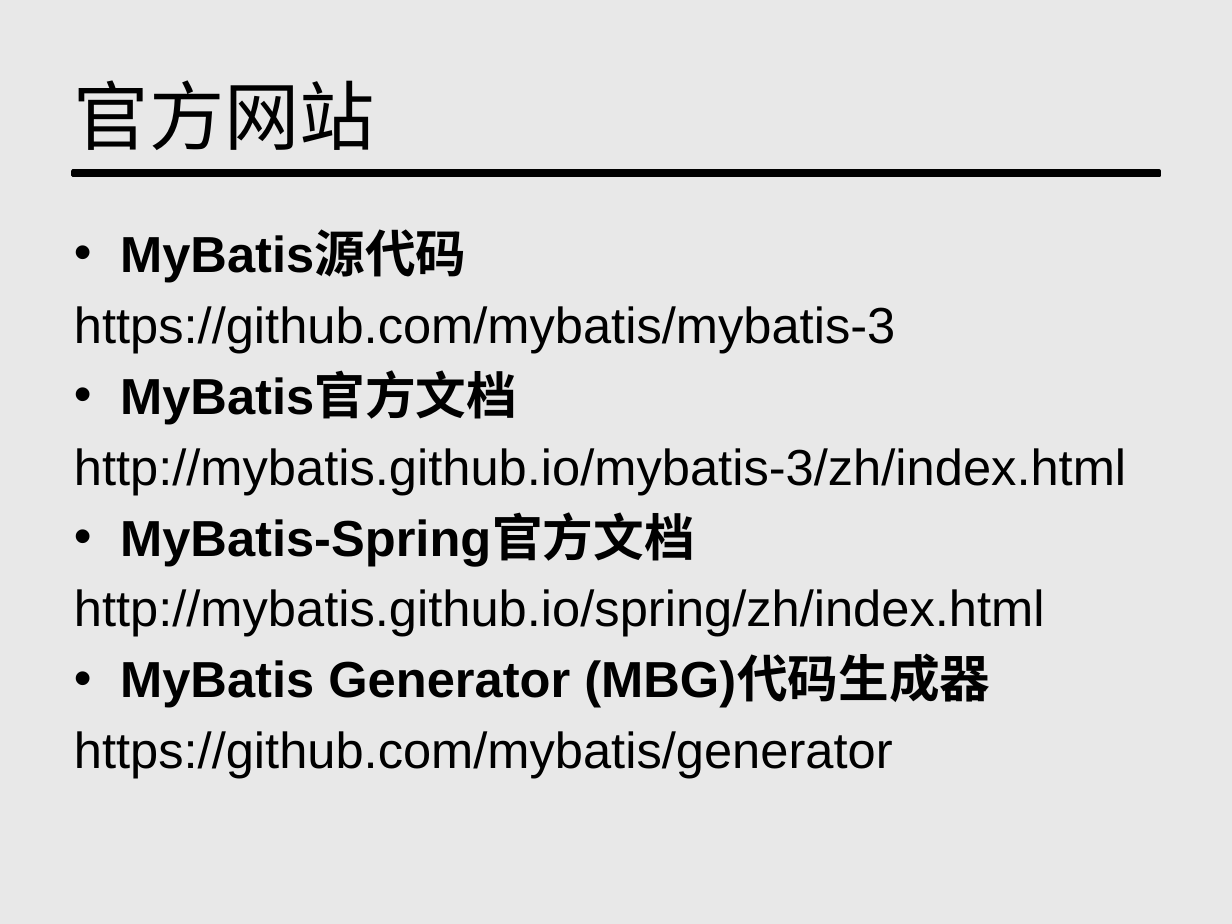
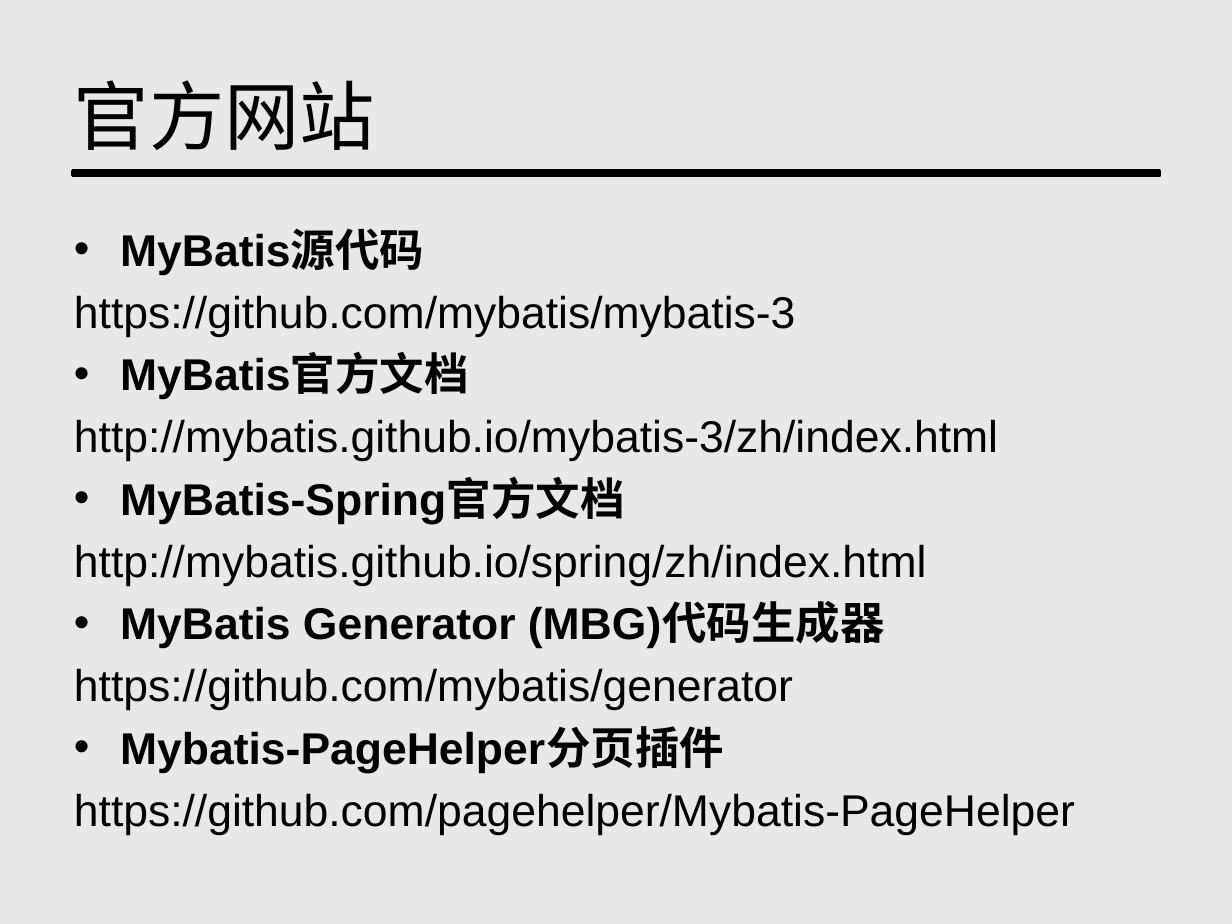
Before and after one commit to hyndio/mybatis_share, a slide deck: slide 37 of Mybatis-分享-hynd.pptx (slide 27 before the commit). Drawn at 1232x924 pixels with LibreOffice and Linux fonts; fonts in the diff are those of the drawing. Boxes give left, top, right and bottom in pixels: in the first picture for what was removed or moved away, otherwise in the second. Text is boxed around its words. In the diff, an @@ line names an element or a change of style, - is before the commit and + after.

```diff
--- a/Mybatis-分享-hynd.pptx
+++ b/Mybatis-分享-hynd.pptx
@@ text at box(74, 231, 998, 711): size 29.6 to 26 pt in "MyBatis源代码", "https://github.com/mybatis/mybatis-3", "MyBatis官方文档", "http://mybatis.github.io/mybatis-3/zh/index.html" and 4 more places @@
@@ text at box(74, 729, 1075, 835): paragraphs added @@
+• Mybatis-PageHelper分页插件
+https://github.com/pagehelper/Mybatis-PageHelper
```
Also in this commit, not shown: 1 other slide changed, 11 slides added, 1 slide removed, 1 other file.
